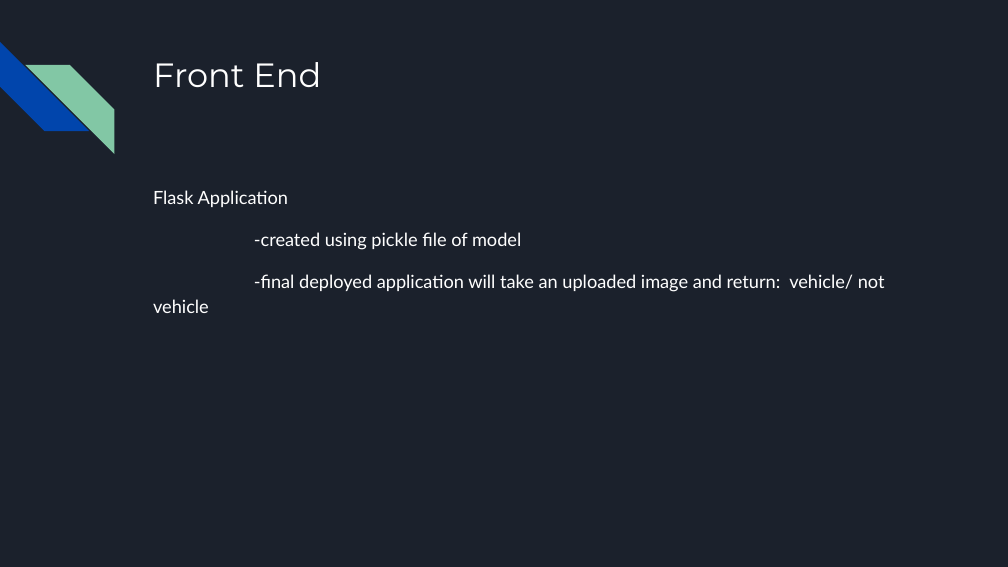
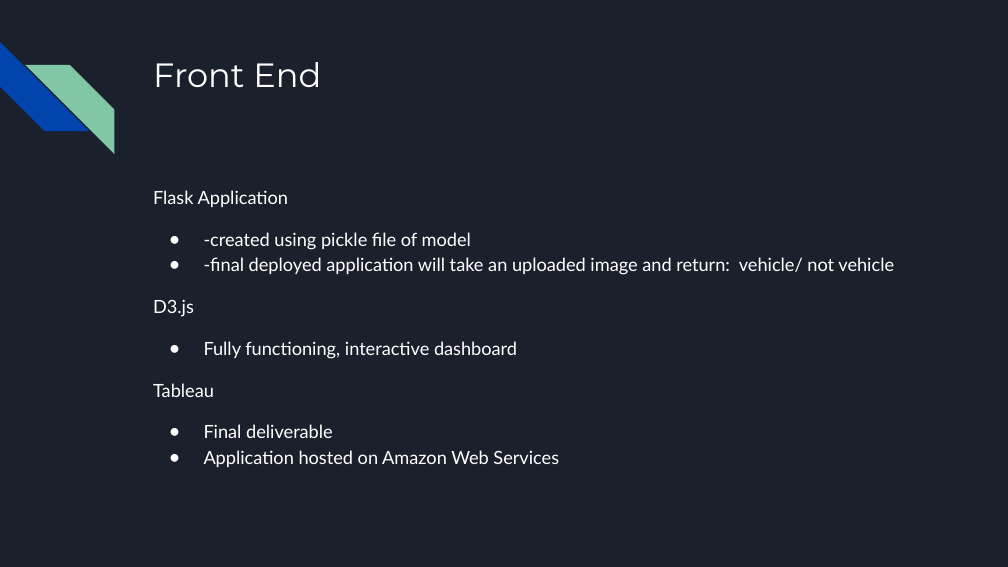
Before and after one commit to jillibus/Vechicle-Identification, a slide deck: slide 8 of Vehicle Identification Draft.pptx (slide 9 before the commit). Drawn at 1008x567 pixels with LibreOffice and Linux fonts; fonts in the diff are those of the drawing. Boxes give left, top, right and bottom in pixels: in the first picture for what was removed or moved away, otherwise in the second. Text is boxed around its words. In the diff, an @@ line names an element or a change of style, - is before the commit and + after.

```diff
--- a/Vehicle Identification Draft.pptx
+++ b/Vehicle Identification Draft.pptx
@@ text at bbox=[204, 232, 894, 275]: bullet none to ●; less space between paragraphs @@
@@ text at bbox=[153, 299, 559, 467]: paragraphs added @@
+D3.js
+● Fully functioning, interactive dashboard
+Tableau
+● Final deliverable
+● Application hosted on Amazon Web Services
```
Also in this commit, not shown: 2 other slides changed, 4 slides added, 3 slides removed.
